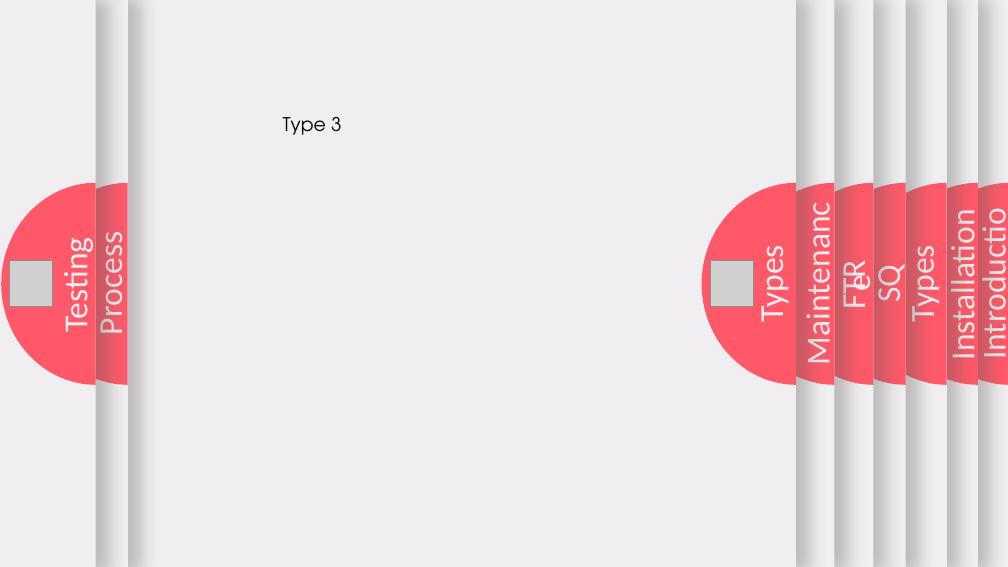
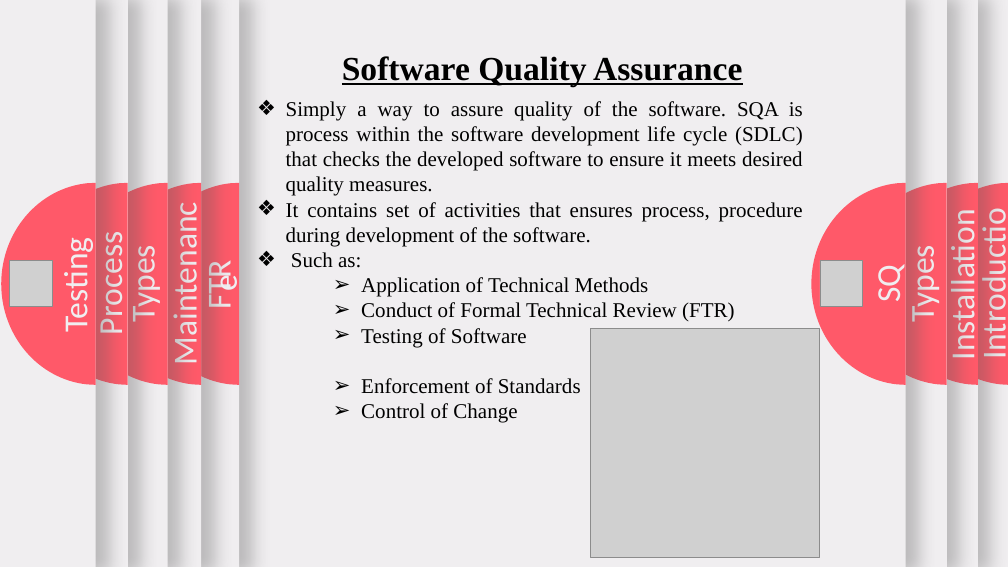
Before and after one commit to anjanshrestha8/third_sem-notes, a slide deck: slide 11 of Sad/unit6.pptx (slide 17 before the commit). Drawn at 1008x567 pixels with LibreOffice and Linux fonts; fonts in the diff are those of the drawing; grey boxes stand for pictures. Boxes give left, top, right and bottom in pixels: in the first picture for what was removed or moved away, otherwise in the second. Text is boxed around its words. In the diff, an @@ line names an element or a change of style, - is before the commit and + after.

```diff
--- a/Sad/unit6.pptx
+++ b/Sad/unit6.pptx
@@ rectangle removed at (863,0,920,95) @@
@@ text added at (342,56,742,87), 32 pt, text #000000, bold, underline @@
+Software Quality Assurance
@@ text removed at (283,117,341,135) @@
-Type 3
@@ text added at (286,101,803,423), 20 pt, text #000000 @@
+❖ Simply a way to assure quality of the software. SQA is process within the software development life cycle (SDLC) that checks the developed software to ensure it meets desired quality measures.
+❖ It contains set of activities that ensures process, procedure during development of the software.
+❖ Such as:
+    ➢ Application of Technical Methods
+    ➢ Conduct of Formal Technical Review (FTR)
+    ➢ Testing of Software
+    ➢ Enforcement of Standards
+    ➢ Control of Change
@@ 2 texts, 1 rectangle, 1 freeform shape: place and size @@
-2 texts, 1 rectangle, 1 freeform shape at (0,0,841,567)
+2 texts, 1 rectangle, 1 freeform shape at (0,0,208,567)
@@ 2 rectangles, 2 freeform shapes, 1 text: place and size @@
-2 rectangles, 2 freeform shapes, 1 text at (0,0,874,567)
+2 rectangles, 2 freeform shapes, 1 text at (0,0,240,567)
@@ picture: place and size @@
-picture at (710,261,754,307)
+picture at (820,261,863,307)
@@ picture added at (591,328,820,557) @@
```
Also in this commit, not shown: 18 other slides changed, 1 slide added.
